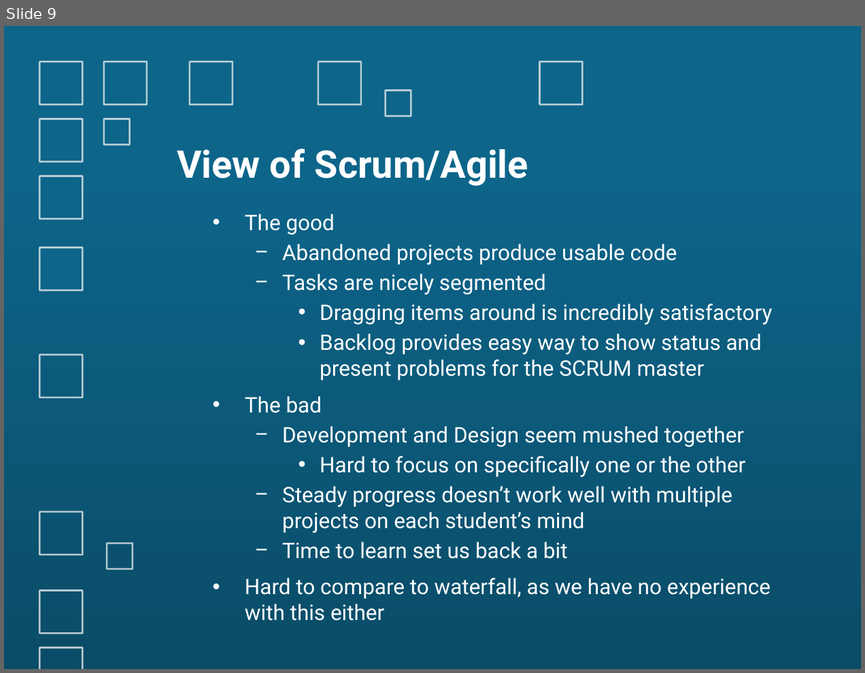
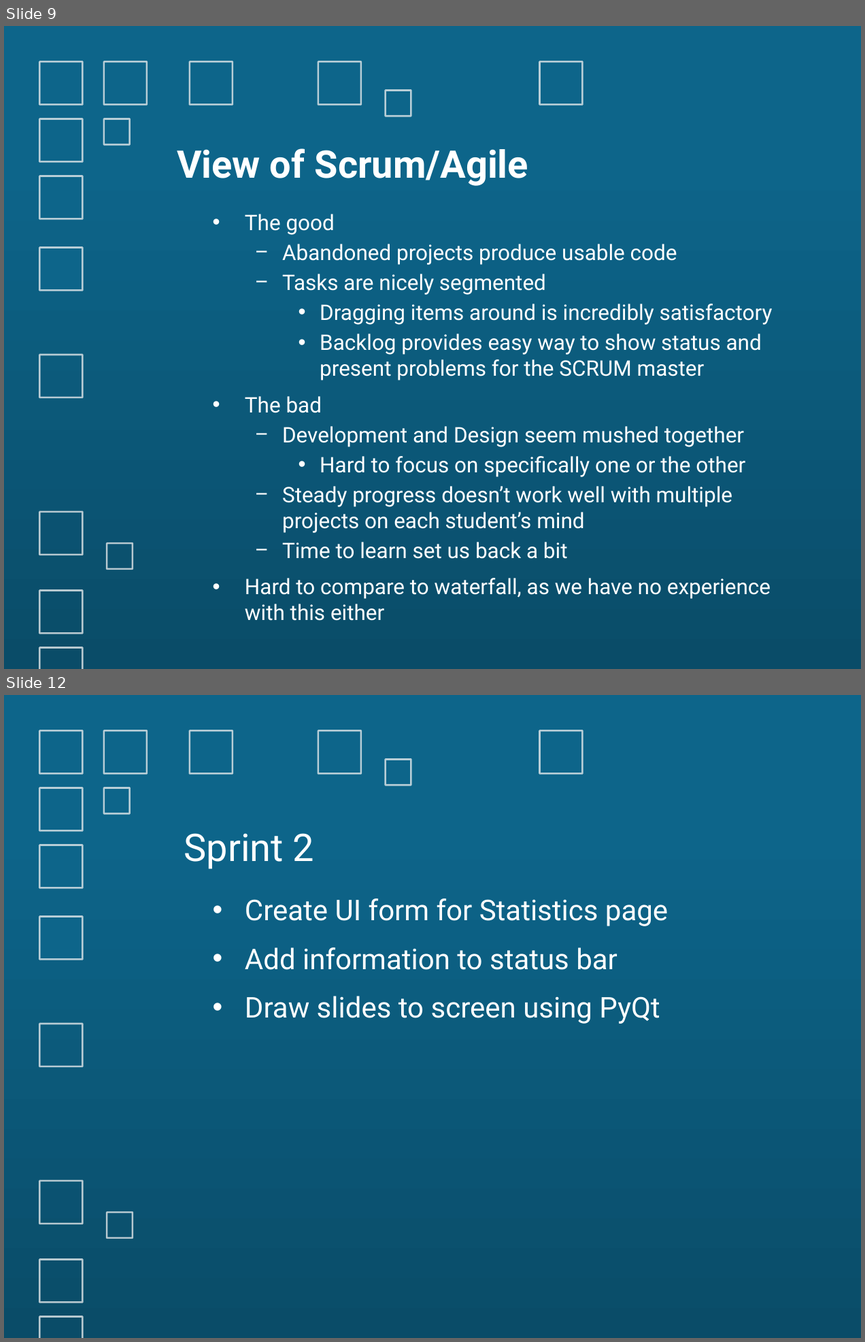
Before and after one commit to gate23/ace, a slide deck: docs/ACE_Team_Design.pptx. Shown one above the other, each under a label of ours: slide 9 before the commit, slides 9 and 12 after it; the slides between them are not shown. The pictures are 865x673 and 865x1342 pixels, drawn with LibreOffice and Linux fonts; fonts in the diff are those of the drawing. Boxes give left, top, right and bottom in pixels: in the first picture for what was removed or moved away, otherwise in the second. Text is boxed around its words. In the diff, an @@ line names an element or a change of style, - is before the commit and + after.

```diff
--- a/docs/ACE_Team_Design.pptx
+++ b/docs/ACE_Team_Design.pptx
@@ slide 12 added at (4, 695, 861, 1338), background gradient #0D658A to #0A4C68; not listed: 15 template elements that a slide beside it also shows @@
@@ title added at (184, 833, 314, 869), 32 pt, text #FFFFFF @@
+Sprint 2
@@ text added at (245, 898, 668, 1023), 24 pt, text #FFFFFF @@
+• Create UI form for Statistics page
+• Add information to status bar
+• Draw slides to screen using PyQt
```
Also in this commit, not shown: 1 slide changed, 5 other slides added, 3 slides removed.
